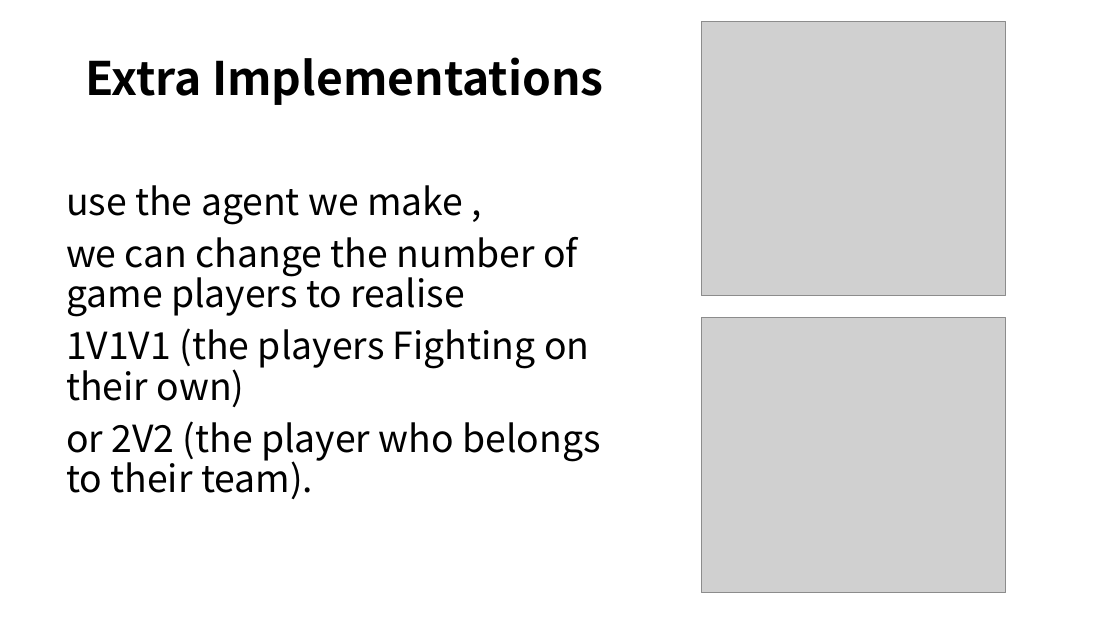
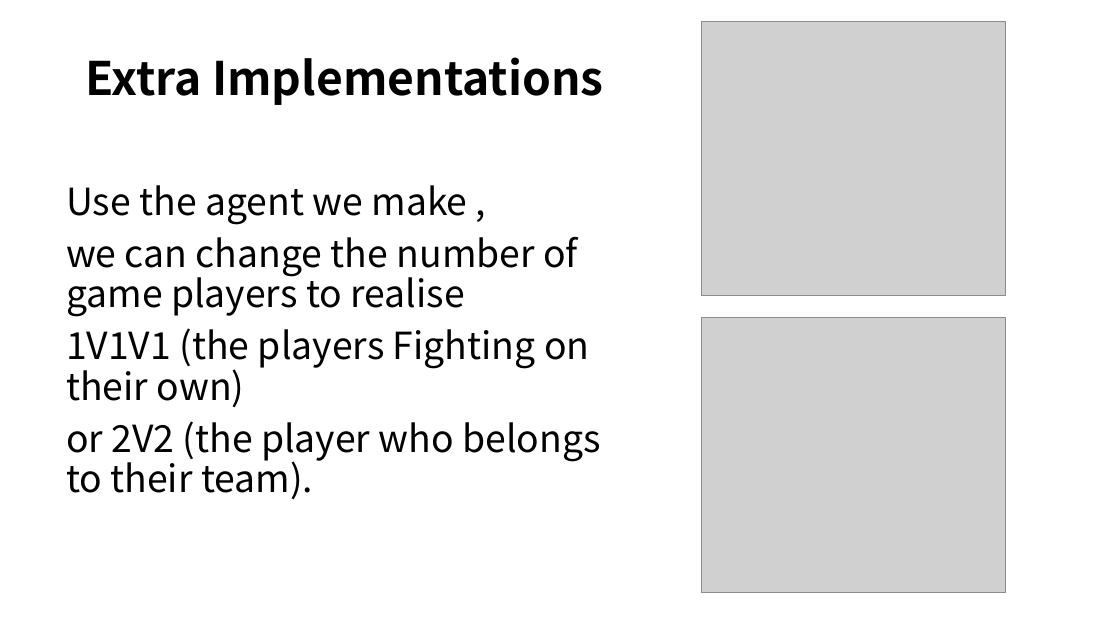
Before and after one commit to Evoctopus/CS181FinalProject, a slide deck: slide 14 of AI pre final.pptx. Drawn at 1120x630 pixels with LibreOffice and Linux fonts; fonts in the diff are those of the drawing; grey boxes stand for pictures. Boxes give left, top, right and bottom in pixels: in the first picture for what was removed or moved away, otherwise in the second. Text is boxed around its words. In the diff, an @@ line names an element or a change of style, - is before the commit and + after.

```diff
--- a/AI pre final.pptx
+++ b/AI pre final.pptx
@@ text at (66,185,467,225): text changed @@
-use the agent we make ,
+Use the agent we make ,
```
Also in this commit, not shown: 3 other slides changed, 3 other files.
